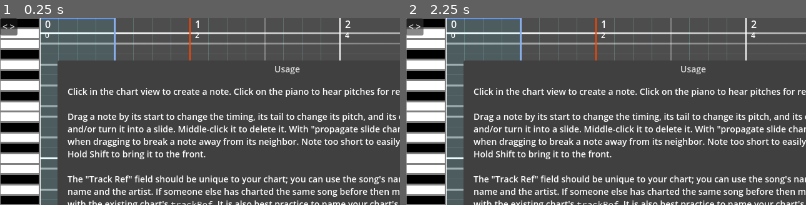
Above: before the commit, frames 1-2 (left to right).
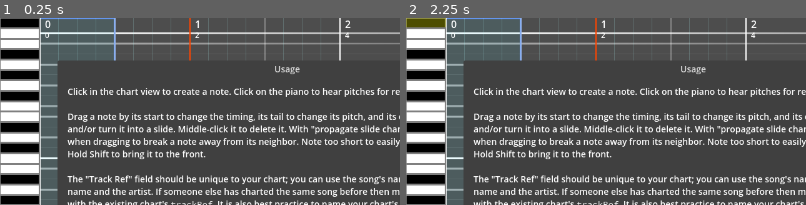
Above: after the commit, the same moments.

Repository: towai/TromboneCharter
Game: Godot game, scene res://main.tscn
Two runs of this game, one before a commit and one after it. Both use one fixed random seed, a clock stepped at 60 frames per second and the inputs below. Sound files missing from this copy of the repository are replaced by a short silence.
Inputs (mouse positions are % of the whole screen's width and height, from its top left):
- Up to frame 1 (0.25 s): no input
- Up to frame 2 (2.25 s): click (22, 78) at 0.52 s; type "Alex" at 0.6 s; click (22, 84) at 0.75 s; type "Alex" at 0.83 s; click (22, 90) at 0.98 s; type "Alex" at 1.07 s; click (22, 96) at 1.27 s; type "Alex" at 1.35 s; click (41, 78) at 1.5 s; type "Alex" at 1.58 s; click (38, 88) at 1.73 s; type "12" at 1.82 s; click (1, 2) at 2 s, where only the run before the commit has a clickable "< >"
The pictures show only the part of the screen within x 0-50%, y 0-50%; the shares and areas given below are measured in that part.

The runs differ from the first frame. In frame 1, 0.3% of the frame differs, in the area x 0-5%, y 0-10%; in frame 2, 0.7%, in the area x 0-10%, y 0-10%.

Commit message:
Remove pointless button on piano roll keyboard

Diff:
--- a/main.tscn
+++ b/main.tscn
@@ -209,7 +209,7 @@
 theme_override_constants/separation = 0
 
 [node name="Piano" type="Control" parent="PianoRoll"]
-custom_minimum_size = Vector2(144, 0)
+custom_minimum_size = Vector2(64, 0)
 layout_mode = 2
 mouse_filter = 1
 script = ExtResource("3_mh03t")
@@ -223,12 +223,6 @@
 grow_vertical = 2
 theme_override_constants/separation = 0
 script = ExtResource("3_132ml")
-
-[node name="Button" type="Button" parent="PianoRoll/Piano"]
-layout_mode = 0
-offset_right = 8.0
-offset_bottom = 8.0
-text = "> <"
 
 [node name="ChartView" type="ScrollContainer" parent="PianoRoll"]
 unique_name_in_owner = true
@@ -845,7 +839,6 @@
 [connection signal="size_changed" from="DiffCalc" to="." method="_on_diff_calc_win_size_changed"]
 [connection signal="meta_clicked" from="DiffCalc/PanelContainer/VBoxContainer/PanelContainer/CalcInfo" to="." method="_on_rich_text_label_meta_clicked"]
 [connection signal="pressed" from="DiffCalc/PanelContainer/VBoxContainer/Button" to="." method="_on_diff_ok_button_pressed"]
-[connection signal="pressed" from="PianoRoll/Piano/Button" to="PianoRoll/Piano" method="_on_button_pressed"]
 [connection signal="pressed" from="Settings/MarginC/HBoxC/Buttons/ViewSwitcher" to="Settings" method="_on_view_switcher_pressed"]
 [connection signal="pressed" from="Settings/MarginC/HBoxC/Buttons/LoadChart" to="." method="_on_load_chart_pressed"]
 [connection signal="pressed" from="Settings/MarginC/HBoxC/Buttons/SaveChart" to="." method="_on_save_chart_pressed"]
--- a/pianoroll/piano.gd
+++ b/pianoroll/piano.gd
@@ -1,13 +1,10 @@
 extends Control
 
 const border_color = Color(0.5, 0.5, 0.5)
-var collapsed := true
 @onready var keyboard = $Keys
 
 
-func _ready():
-	keyboard.redraw_board.connect(queue_redraw)
-	resize()
+func _ready(): keyboard.redraw_board.connect(queue_redraw)
 
 
 func _draw():
@@ -23,12 +20,3 @@
 func draw_bordered_rect(rect:Rect2, color:Color, width:float):
 	draw_rect(rect, color)
 	draw_rect(rect, border_color, false, width)
-
-
-func _on_button_pressed():
-	collapsed = !collapsed
-	resize()
-
-func resize():
-	custom_minimum_size.x = 64 if collapsed else 144
-	$Button.text = "< >" if collapsed else "> <"
